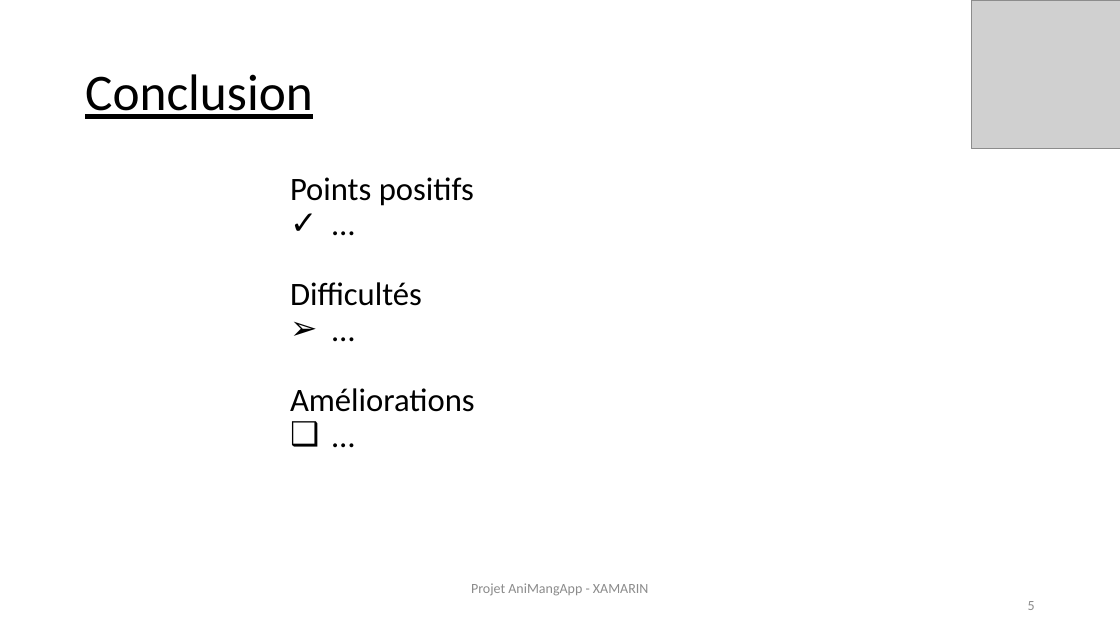
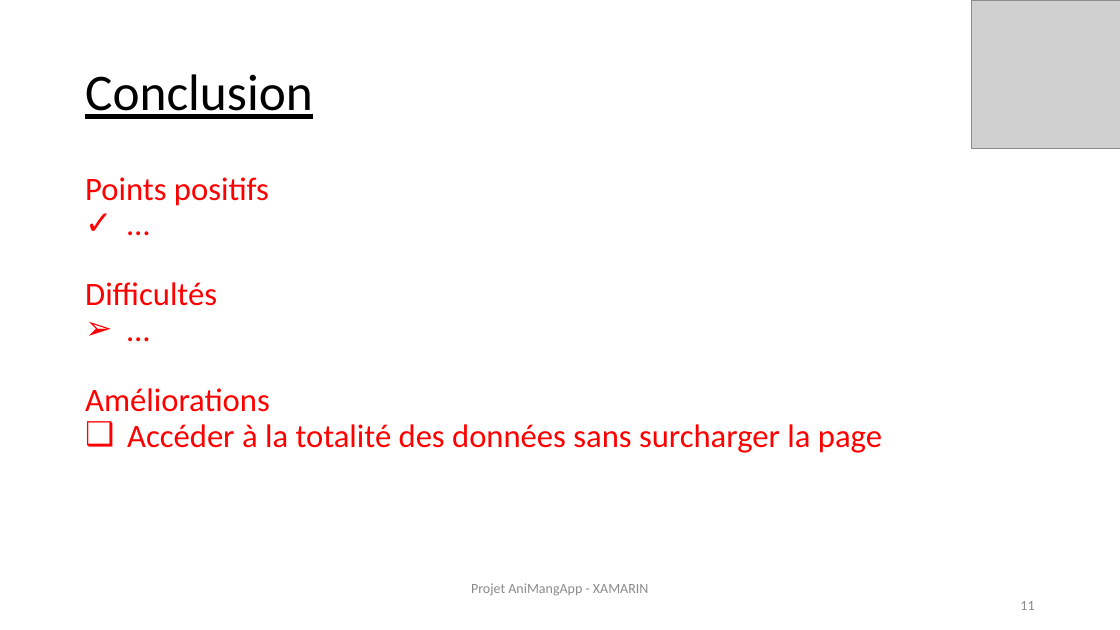
Before and after one commit to MyleneG06/projXamarin, a slide deck: slide 11 of Prez-Xamarin_AniMangApp.pptx (slide 5 before the commit). Drawn at 1120x630 pixels with LibreOffice and Linux fonts; fonts in the diff are those of the drawing; grey boxes stand for pictures. Boxes give left, top, right and bottom in pixels: in the first picture for what was removed or moved away, otherwise in the second. Text is boxed around its words. In the diff, an @@ line names an element or a change of style, - is before the commit and + after.

```diff
--- a/Prez-Xamarin_AniMangApp.pptx
+++ b/Prez-Xamarin_AniMangApp.pptx
@@ text "Points positifs" moved from (x1=290, y1=177, x2=475, y2=412) to (x1=85, y1=177, x2=882, y2=453) @@
@@ text at (x1=85, y1=177, x2=270, y2=412): text colour #000000 to #FF0000 in "Points positifs", "…", "Difficultés", "…" and 1 more places @@
@@ text at (x1=127, y1=424, x2=882, y2=453): text changed; text colour #000000 to #FF0000 @@
-❑ …
+❑ Accéder à la totalité des données sans surcharger la page
@@ text at (x1=1020, y1=601, x2=1034, y2=610): text changed @@
-5
+11
```
Also in this commit, not shown: 1 other slide changed, 8 slides added, 2 slides removed.
